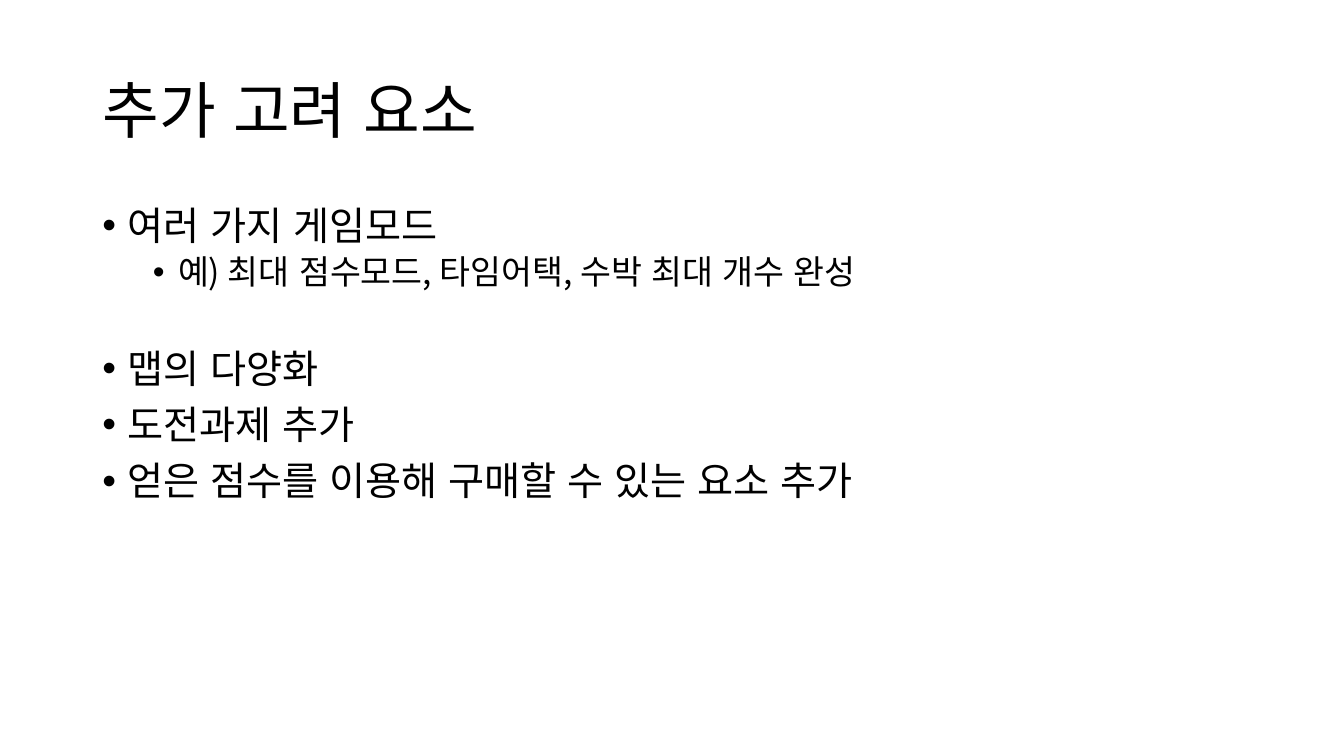
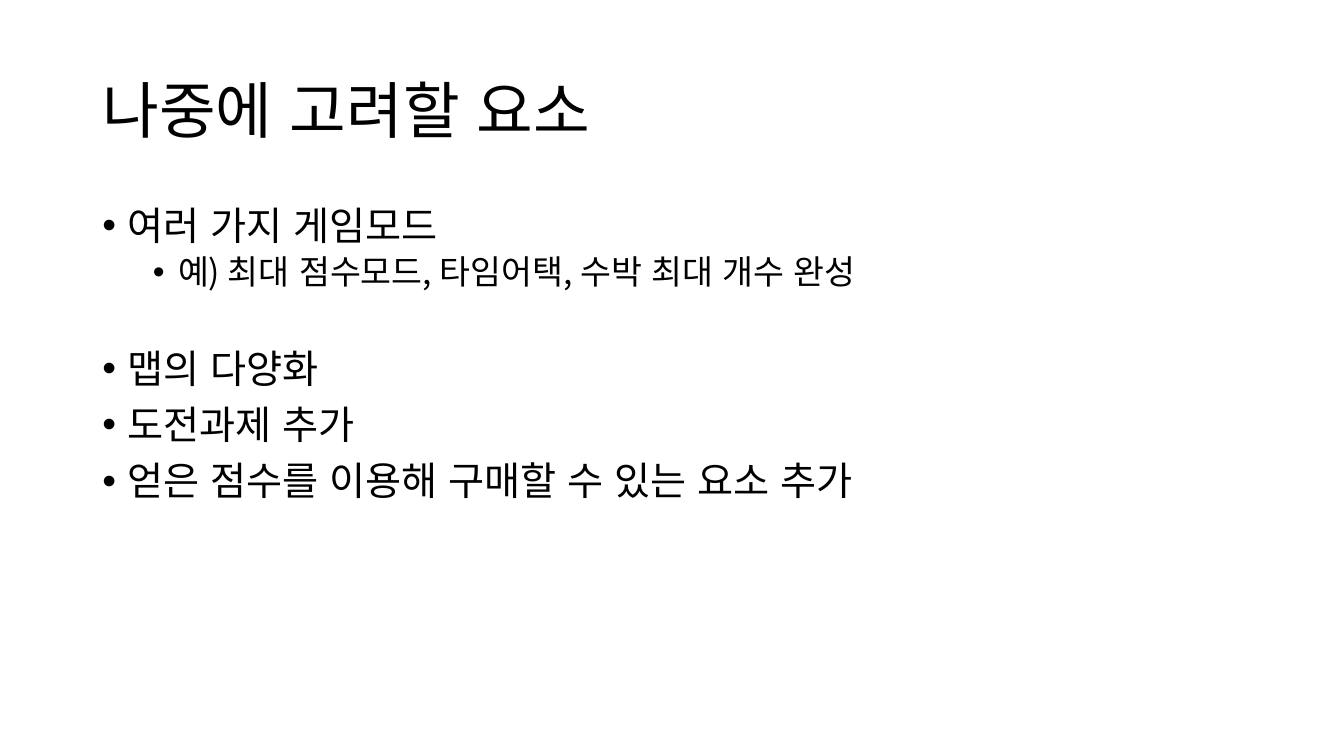
Before and after one commit to AniWhY0909/SSC_WM_Project, a slide deck: slide 9 of Documents/Suika.Watermelon/박정우 기획서.pptx (slide 8 before the commit). Drawn at 1344x756 pixels with LibreOffice and Linux fonts; fonts in the diff are those of the drawing. Boxes give left, top, right and bottom in pixels: in the first picture for what was removed or moved away, otherwise in the second. Text is boxed around its words. In the diff, an @@ line names an element or a change of style, - is before the commit and + after.

```diff
--- a/Documents/Suika.Watermelon/박정우 기획서.pptx
+++ b/Documents/Suika.Watermelon/박정우 기획서.pptx
@@ title at bbox=[102, 81, 590, 138]: text changed @@
-추가 고려 요소
+나중에 고려할 요소
```
Also in this commit, not shown: 4 other slides changed, 1 slide added.
